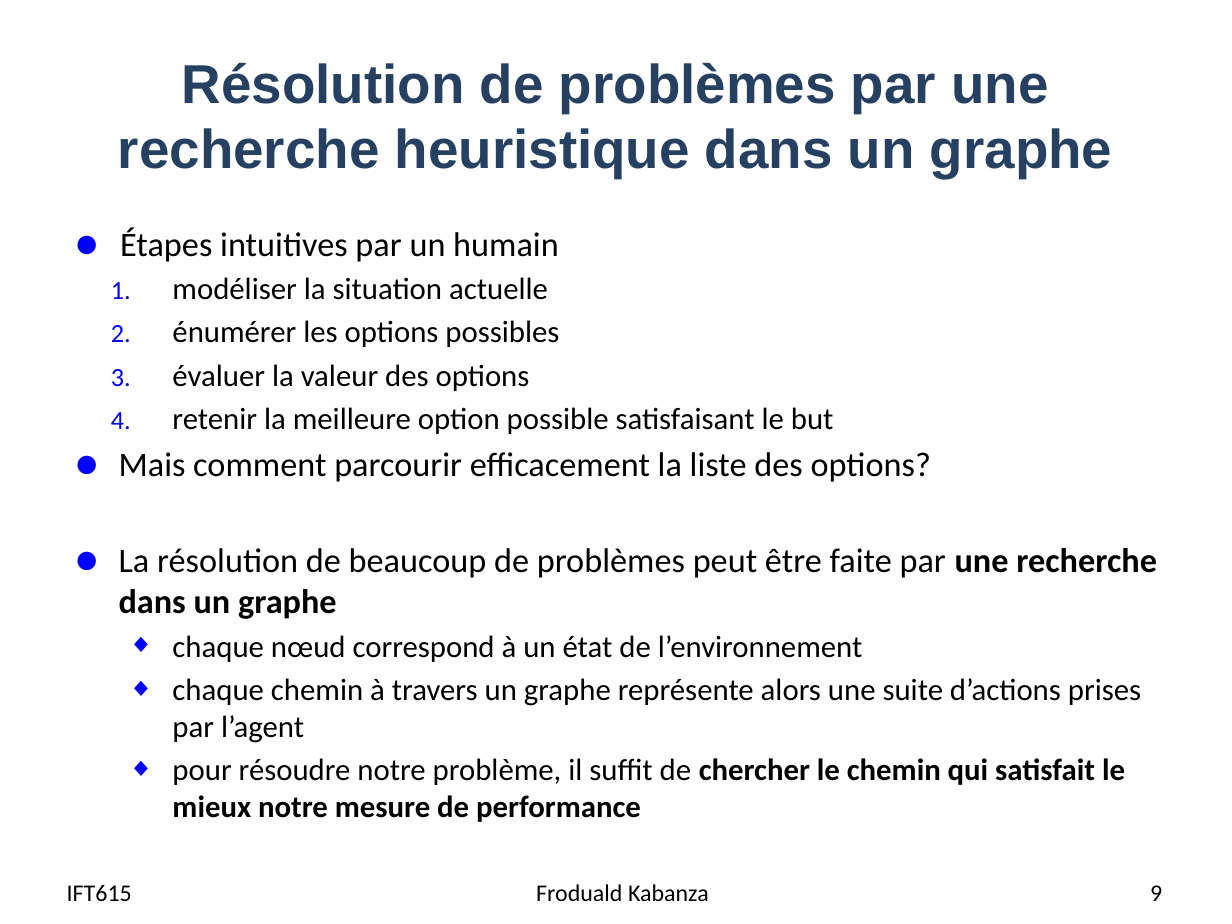
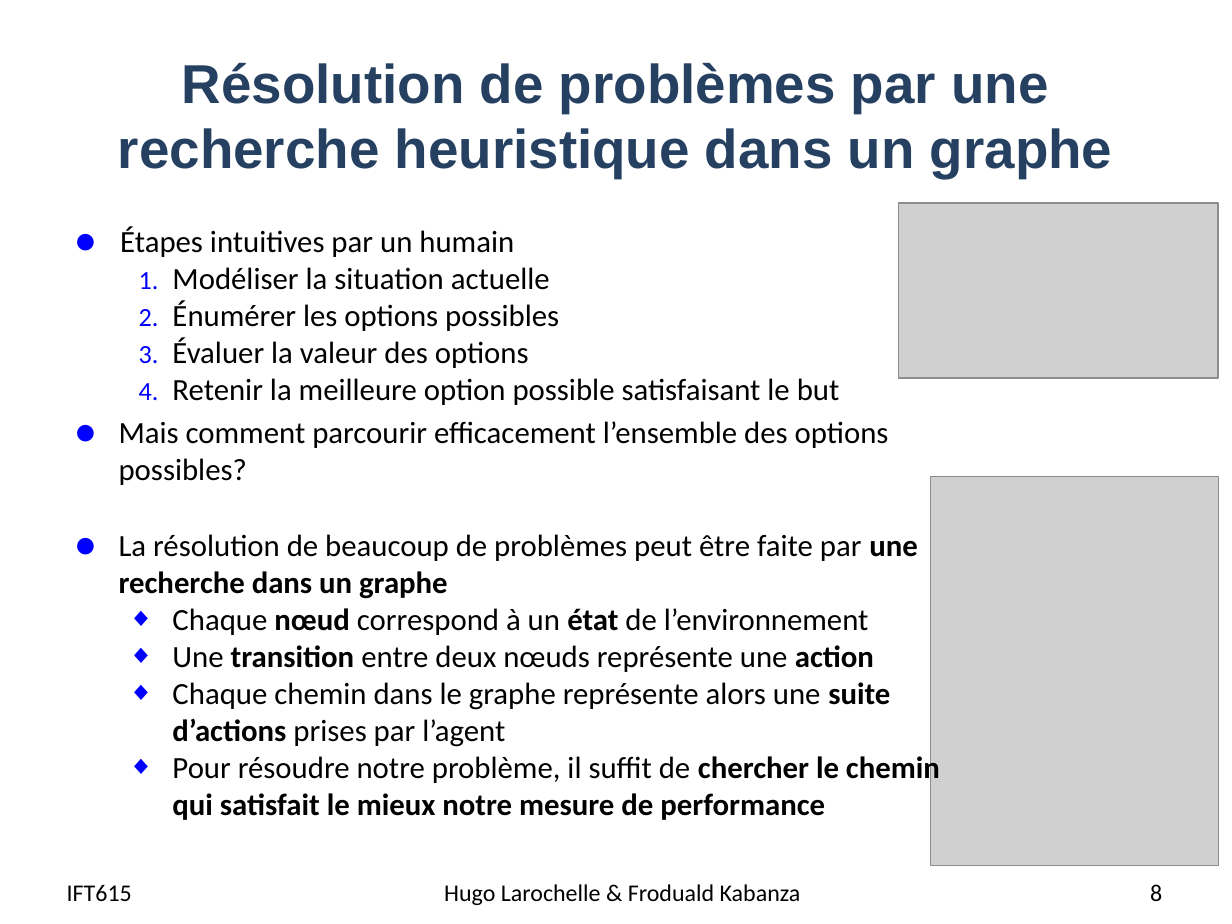
Before and after one commit to djeffkanda/djeffkanda.github.io, a slide deck: slide 8 of ift/assets/slides/ift615-13-Recherche heuristique globale.pptx (slide 9 before the commit). Drawn at 1232x924 pixels with LibreOffice and Linux fonts; fonts in the diff are those of the drawing; grey boxes stand for pictures. Boxes give left, top, right and bottom in pixels: in the first picture for what was removed or moved away, otherwise in the second. Text is boxed around its words. In the diff, an @@ line names an element or a change of style, - is before the commit and + after.

```diff
--- a/ift/assets/slides/ift615-13-Recherche heuristique globale.pptx
+++ b/ift/assets/slides/ift615-13-Recherche heuristique globale.pptx
@@ picture added at (x1=898, y1=203, x2=1218, y2=378) @@
@@ text at (x1=120, y1=226, x2=514, y2=257): size 20 to 18 pt in "Étapes intuitives par un humain" @@
@@ text at (x1=119, y1=267, x2=889, y2=485): text changed @@
-  1. modéliser la situation actuelle
-  2. énumérer les options possibles
-  3. évaluer la valeur des options
-  4. retenir la meilleure option possible satisfaisant le but
-● Mais comment parcourir efficacement la liste des options?
-● La résolution de beaucoup de problèmes peut être faite par une recherche dans un graphe
-  ◆ chaque nœud correspond à un état de l’environnement
-  ◆ chaque chemin à travers un graphe représente alors une suite d’actions prises par l’agent
-  ◆ pour résoudre notre problème, il suffit de chercher le chemin qui satisfait le mieux notre mesure de performance
+  1. Modéliser la situation actuelle
+  2. Énumérer les options possibles
+  3. Évaluer la valeur des options
+  4. Retenir la meilleure option possible satisfaisant le but
+● Mais comment parcourir efficacement l’ensemble des options possibles?
@@ picture added at (x1=931, y1=477, x2=1218, y2=866) @@
@@ text added at (x1=119, y1=534, x2=940, y2=820), 18 pt, text #000000 @@
+● La résolution de beaucoup de problèmes peut être faite par une recherche dans un graphe
+  ◆ Chaque nœud correspond à un état de l’environnement
+  ◆ Une transition entre deux nœuds représente une action
+  ◆ Chaque chemin dans le graphe représente alors une suite d’actions prises par l’agent
+  ◆ Pour résoudre notre problème, il suffit de chercher le chemin qui satisfait le mieux notre mesure de performance
@@ text at (x1=444, y1=884, x2=801, y2=905): text changed @@
-Froduald Kabanza
+Hugo Larochelle & Froduald Kabanza
@@ page number at (x1=1150, y1=884, x2=1162, y2=901): text changed @@
-9
+8
```
Also in this commit, not shown: 49 other slides changed, 1 slide removed, 16 other files.
